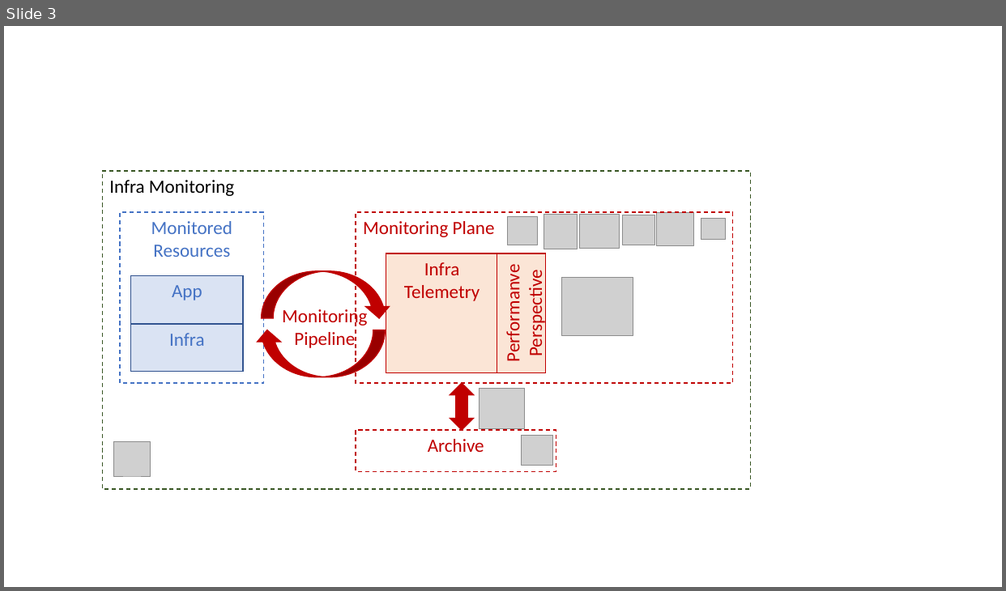
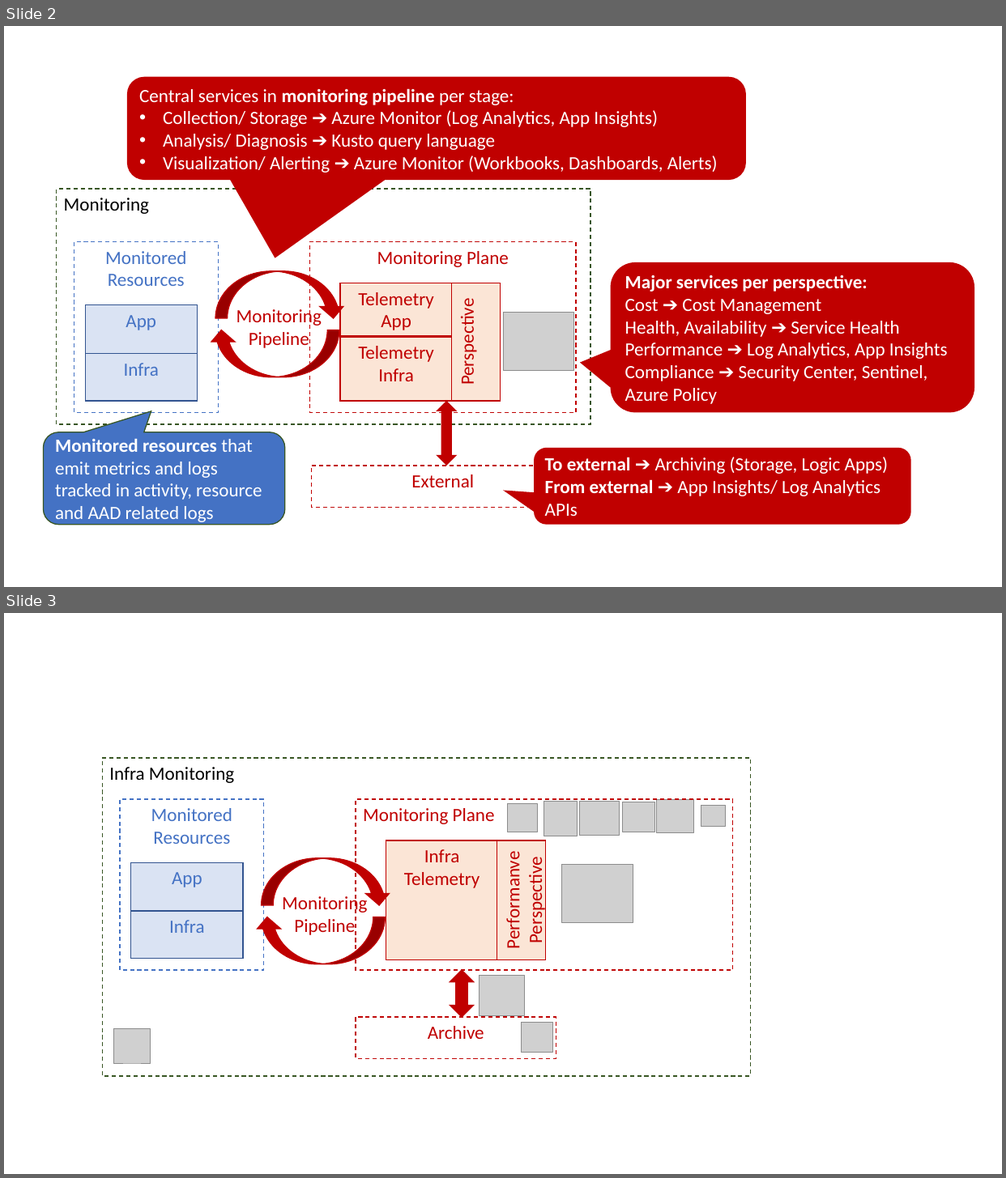
Before and after one commit to devonfw/solutions, a slide deck: solutions/monitoring_problem/monitoring_sources_pictures.pptx. Shown one above the other, each under a label of ours: slide 3 before the commit, slides 2 and 3 after it. The pictures are 1006x591 and 1006x1178 pixels, drawn with LibreOffice and Linux fonts; fonts in the diff are those of the drawing; grey boxes stand for pictures. Boxes give left, top, right and bottom in pixels: in the first picture for what was removed or moved away, otherwise in the second. Text is boxed around its words. In the diff, an @@ line names an element or a change of style, - is before the commit and + after.

```diff
--- a/solutions/monitoring_problem/monitoring_sources_pictures.pptx
+++ b/solutions/monitoring_problem/monitoring_sources_pictures.pptx
@@ slide 2 added at box(4, 26, 1002, 587), background #FFFFFF @@
@@ rounded speech box added at box(127, 77, 746, 180), fill #C00000, 18 pt, text #FFFFFF @@
+Central services in monitoring pipeline per stage:
+• Collection/ Storage ➔ Azure Monitor (Log Analytics, App Insights)
+• Analysis/ Diagnosis ➔ Kusto query language
+• Visualization/ Alerting ➔ Azure Monitor (Workbooks, Dashboards, Alerts)
@@ rectangle added at box(57, 189, 591, 425), outline #385723 1 pt dashed, 18 pt, text #000000 @@
+Monitoring
@@ rectangle added at box(74, 241, 218, 412), fill #FFFFFF, outline #4472C4 1 pt dashed, 18 pt, text #4472C4 @@
+Monitored Resources
@@ rectangle added at box(310, 241, 577, 412), fill #FFFFFF, outline #C00000 1 pt dashed, 18 pt, text #C00000 @@
+Monitoring Plane
@@ rounded speech box added at box(611, 263, 974, 413), fill #C00000, 18 pt, text #FFFFFF @@
+Major services per perspective:
+Cost ➔ Cost Management
+Health, Availability ➔ Service Health
+Performance ➔ Log Analytics, App Insights
+Compliance ➔ Security Center, Sentinel, Azure Policy
@@ curved down arrow added at box(216, 271, 345, 318), fill #C00000, outline #C00000 1 pt @@
@@ rectangle added at box(340, 284, 453, 337), fill #FBE5D6, outline #C00000 1 pt, 18 pt, text #C00000 @@
+Telemetry
+App
@@ rectangle added at box(451, 284, 500, 401), fill #FBE5D6, outline #C00000 1 pt, 18 pt, text #C00000 @@
+Perspective
@@ rectangle added at box(85, 305, 197, 355), fill #DAE3F3, outline #325491 1 pt, 18 pt, text #4472C4 @@
+App
@@ text added at box(236, 306, 322, 348), 18 pt, text #C00000 @@
+Monitoring
+Pipeline
@@ picture added at box(503, 313, 574, 371) @@
@@ curved down arrow added at box(210, 330, 339, 377), fill #C00000, outline #C00000 1 pt @@
@@ rectangle added at box(340, 337, 453, 401), fill #FBE5D6, outline #C00000 1 pt, 18 pt, text #C00000 @@
+Telemetry
+Infra
@@ rectangle added at box(85, 354, 197, 401), fill #DAE3F3, outline #325491 1 pt, 18 pt, text #4472C4 @@
+Infra
@@ up down arrow added at box(436, 401, 457, 466), fill #C00000 @@
@@ rounded speech box added at box(43, 433, 285, 525), fill #4472C4, outline #385723 1 pt, 18 pt, text #FFFFFF @@
+Monitored resources that emit metrics and logs tracked in activity, resource and AAD related logs
@@ rounded speech box added at box(534, 448, 911, 525), fill #C00000, 18 pt, text #FFFFFF @@
+To external ➔ Archiving (Storage, Logic Apps)
+From external ➔ App Insights/ Log Analytics APIs
@@ rectangle added at box(312, 466, 574, 507), fill #FFFFFF, outline #C00000 1 pt dashed, 18 pt, text #C00000 @@
+External
```
Also in this commit, not shown: 2 slides changed, 31 other files.
